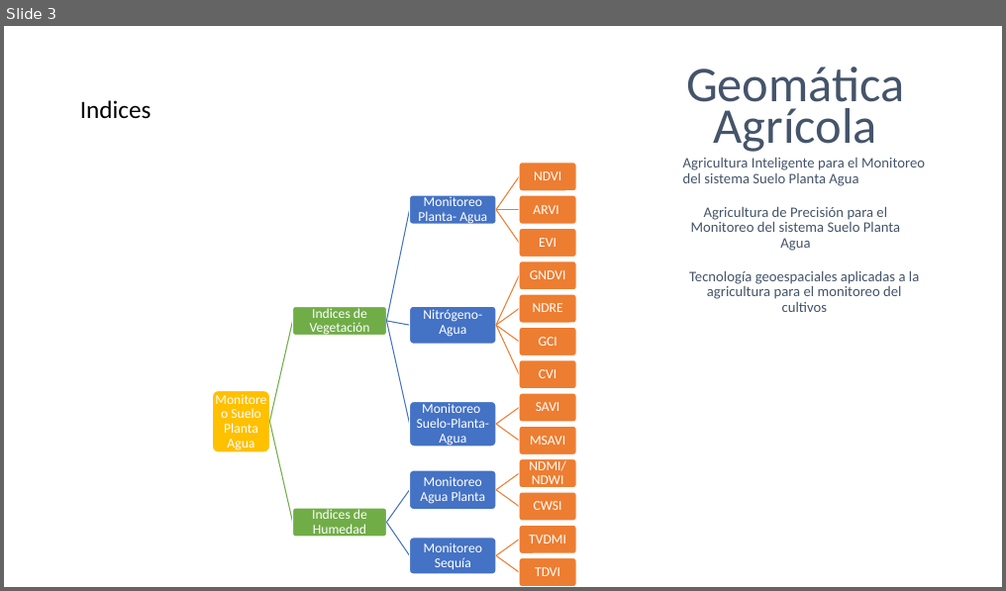
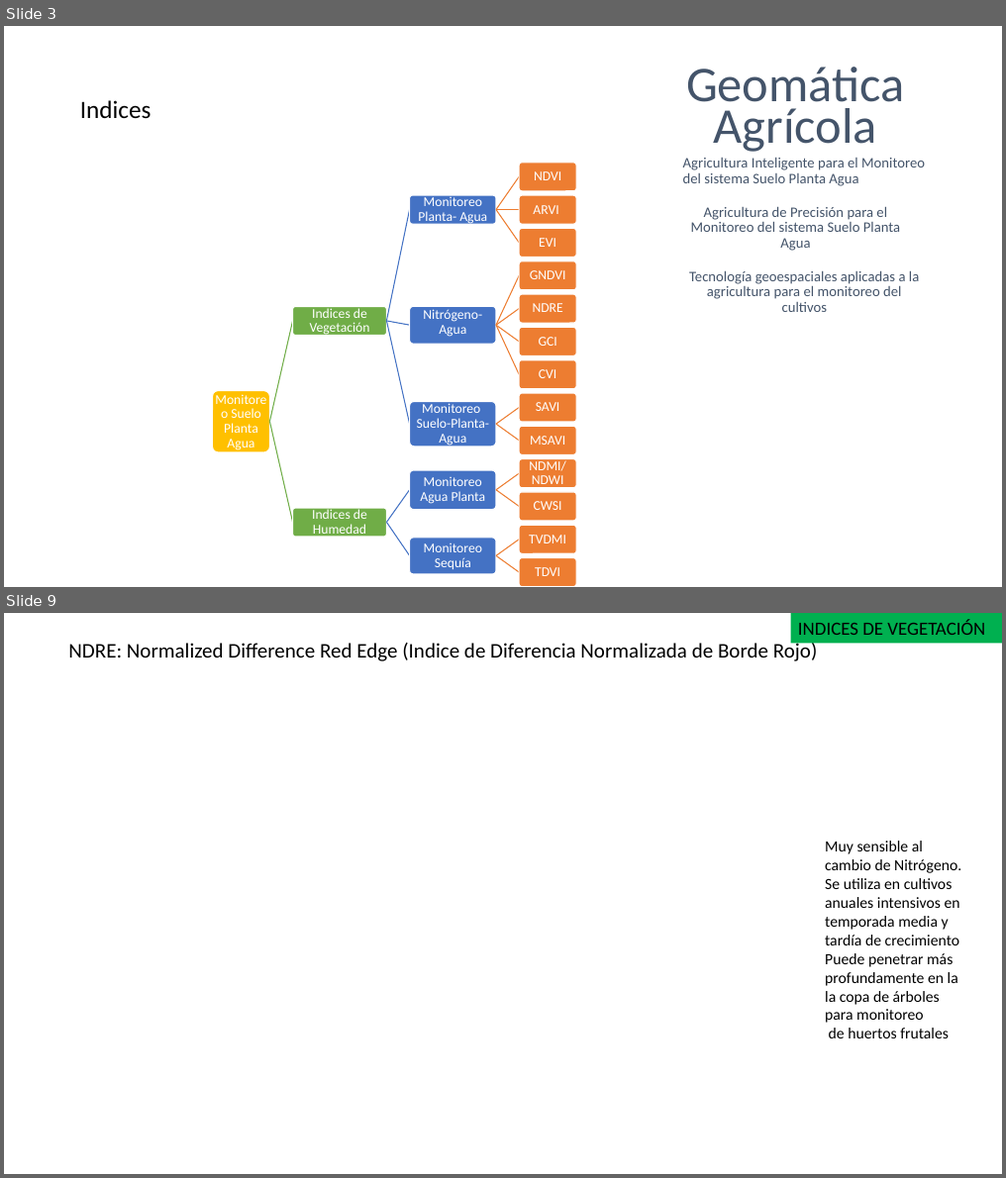
Before and after one commit to Sud-Austral/DATA-AGRO, a slide deck: Diseño/Chile/Geomática Agrícola_app.pptx. Shown one above the other, each under a label of ours: slide 3 before the commit, slides 3 and 9 after it; the slides between them are not shown. The pictures are 1006x591 and 1006x1178 pixels, drawn with LibreOffice and Linux fonts; fonts in the diff are those of the drawing; grey boxes stand for pictures. Boxes give left, top, right and bottom in pixels: in the first picture for what was removed or moved away, otherwise in the second. Text is boxed around its words. In the diff, an @@ line names an element or a change of style, - is before the commit and + after.

```diff
--- a/Diseño/Chile/Geomática Agrícola_app.pptx
+++ b/Diseño/Chile/Geomática Agrícola_app.pptx
@@ slide 9 added at (x1=4, y1=613, x2=1002, y2=1174), background #FFFFFF @@
@@ title added at (x1=68, y1=641, x2=818, y2=662), 20 pt, text #000000 @@
+NDRE: Normalized Difference Red Edge (Indice de Diferencia Normalizada de Borde Rojo)
@@ rectangle added at (x1=791, y1=613, x2=1002, y2=643), fill #00B050, 18 pt, text #000000 @@
+INDICES DE VEGETACIÓN
@@ text added at (x1=825, y1=841, x2=961, y2=1039), 15 pt, text #000000 @@
+Muy sensible al cambio de Nitrógeno.
+Se utiliza en cultivos anuales intensivos en temporada media y tardía de crecimiento
+Puede penetrar más profundamente en la la copa de árboles para monitoreo
+de huertos frutales
```
Also in this commit, not shown: 4 slides changed, 11 other slides added, 2 slides removed, 5 other files.
